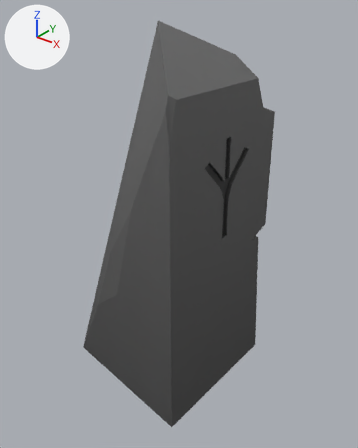
The glTF model models/Decorations/stelle_forest.glb: old version first, new version second.
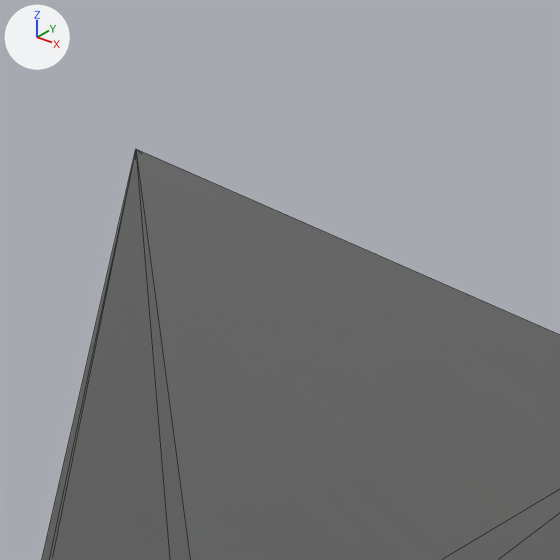
Old and new are each drawn whole from a camera (50 mm lens) standing at (3.844, -4.411, 3.945) and looking at (0.236, 0.1, 1.149) and again close up on the part from 39% to 60% of the width and 0% to 17% of the height. Lighting does not change. The marker at upper left points along +X, +Y and +Z. The close-ups show mesh edges as thin lines. Vertices at the same position are counted once.

In view in the first close-up: 'stelle_forest_merged'.
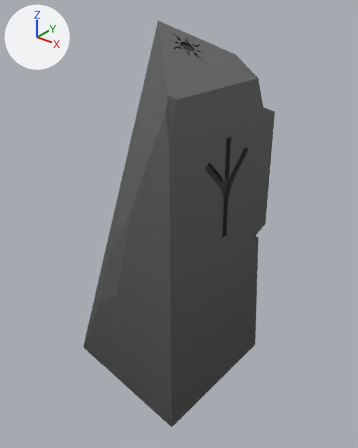
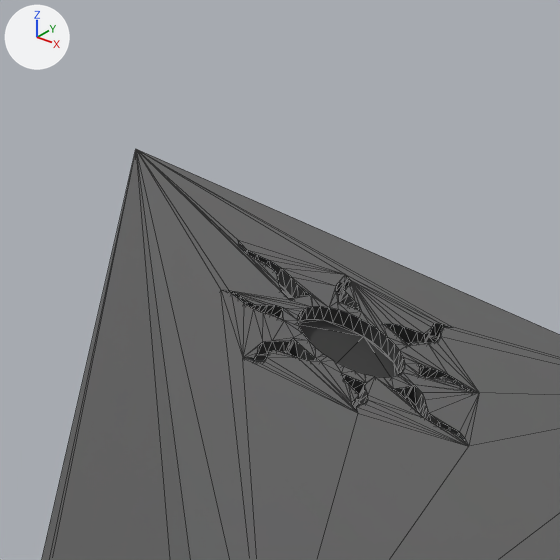
What differs and where, as boxes (x1, y1, x2, y2) in the close-ups (560 x 560 px):
part 1 of me_cube_108, added
    after: (136, 149, 560, 560)

Diff of the bpy script that builds the scene:
```diff
--- a/models/Decorations/stelle_forest.glb.py
+++ b/models/Decorations/stelle_forest.glb.py
@@ me_cube_108 @@
 # used by ob_stelle_forest_merged; location = (0.0, 0.0, 0.0)
-me_cube_108.from_pydata(...)  # 115 vertices, 226 faces; spans x -1.0..1.0, y -1.0..1.0, z -1.0..3.58
+me_cube_108.from_pydata(...)  # 521 vertices, 1038 faces; spans x -1.0..1.0, y -1.0..1.0, z -1.0..3.58
+# me_cube_108 part 1: 406 vertices added at x 0.21..0.64, y -0.25..0.25, z 3.19..3.47
 me_cube_108.materials.append(mat_material_048)
```
